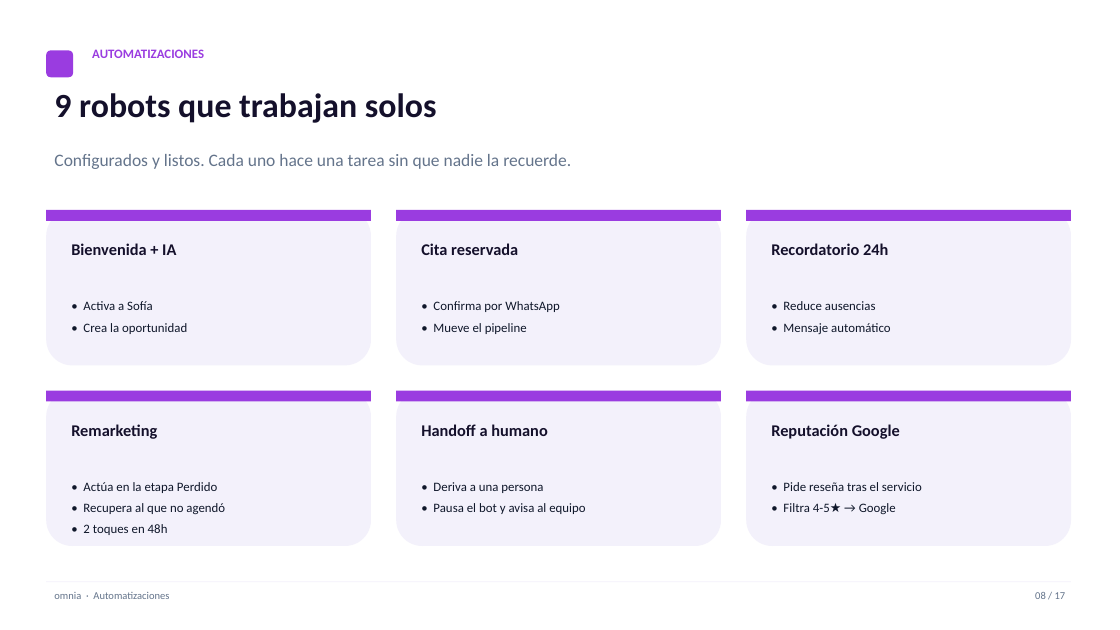
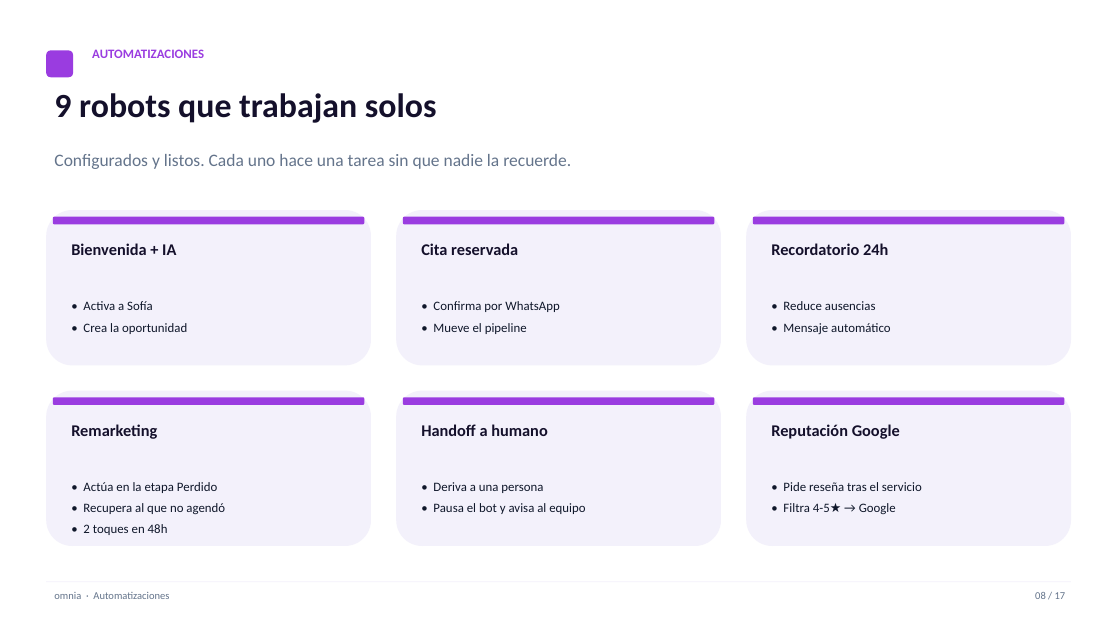
Before and after one commit to henrybuenano-ux/snapshot-generico, a slide deck: slide 8 of presentacion/omnia-sistema-clinicas.pptx. Drawn at 1120x630 pixels with LibreOffice and Linux fonts; fonts in the diff are those of the drawing. Boxes give left, top, right and bottom in pixels: in the first picture for what was removed or moved away, otherwise in the second. Text is boxed around its words. In the diff, an @@ line names an element or a change of style, - is before the commit and + after.

```diff
--- a/presentacion/omnia-sistema-clinicas.pptx
+++ b/presentacion/omnia-sistema-clinicas.pptx
@@ rounded rectangle: place and size @@
-rounded rectangle at bbox=[46, 210, 371, 221]
+rounded rectangle at bbox=[53, 217, 365, 224]
@@ rounded rectangle: place and size @@
-rounded rectangle at bbox=[397, 210, 722, 221]
+rounded rectangle at bbox=[403, 217, 715, 224]
@@ rounded rectangle: place and size @@
-rounded rectangle at bbox=[746, 210, 1071, 221]
+rounded rectangle at bbox=[753, 217, 1065, 224]
@@ rounded rectangle: place and size @@
-rounded rectangle at bbox=[46, 391, 371, 402]
+rounded rectangle at bbox=[53, 397, 365, 405]
@@ rectangle to rounded rectangle in 6 elements at bbox=[753, 217, 1065, 224], bbox=[53, 217, 365, 224], bbox=[403, 217, 715, 224], bbox=[53, 397, 365, 405], bbox=[753, 397, 1065, 405], bbox=[403, 397, 715, 405] @@
@@ rounded rectangle: place and size @@
-rounded rectangle at bbox=[397, 391, 722, 402]
+rounded rectangle at bbox=[403, 397, 715, 405]
@@ rounded rectangle: place and size @@
-rounded rectangle at bbox=[746, 391, 1071, 402]
+rounded rectangle at bbox=[753, 397, 1065, 405]
```
Also in this commit, not shown: 10 other slides changed, 1 slide added, 1 slide removed, 1 other file.
